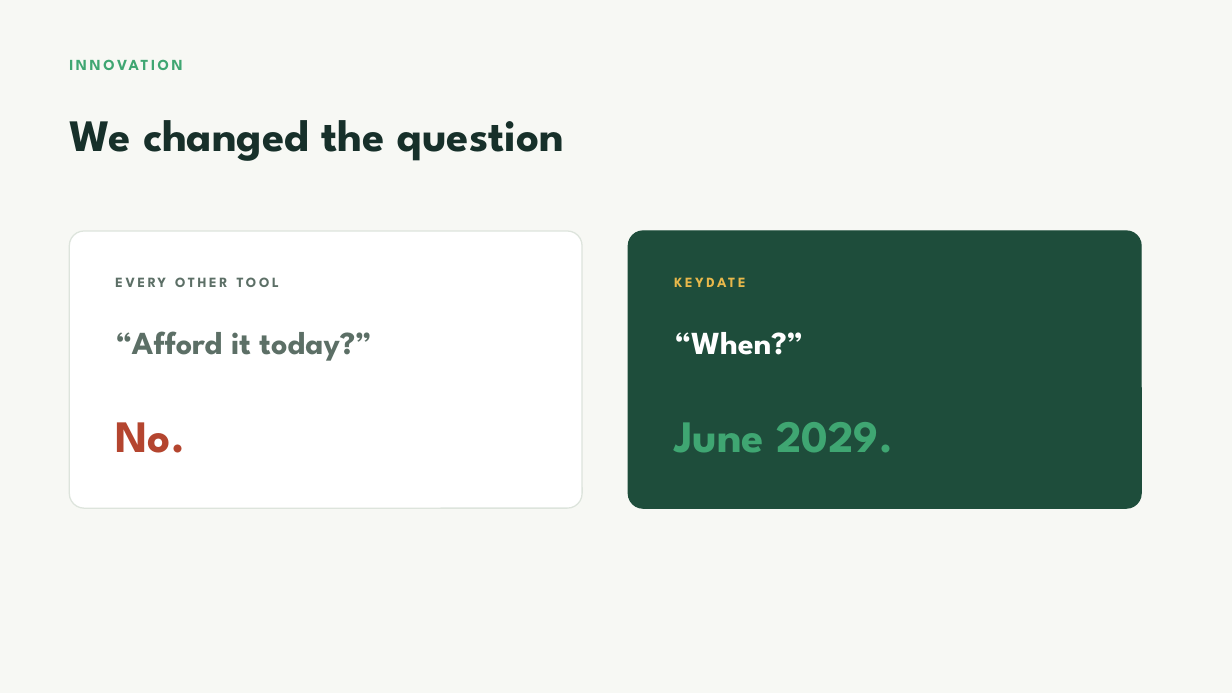
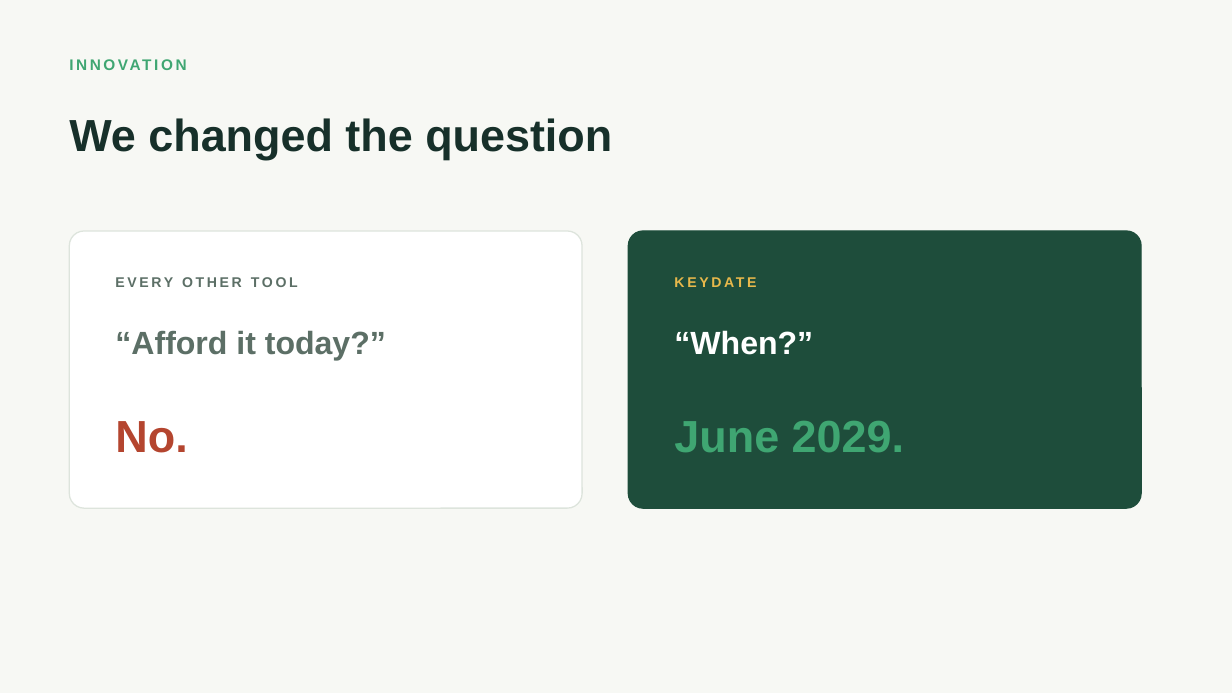
Before and after one commit to jasonmwong603/Claude-Code, a slide deck: slide 6 of apps/keydate/pitch/KeyDate-JCI-Edmonton.pptx. Drawn at 1232x693 pixels with LibreOffice and Linux fonts; fonts in the diff are those of the drawing. Boxes give left, top, right and bottom in pixels: in the first picture for what was removed or moved away, otherwise in the second. Text is boxed around its words. In the diff, an @@ line names an element or a change of style, - is before the commit and + after.

```diff
--- a/apps/keydate/pitch/KeyDate-JCI-Edmonton.pptx
+++ b/apps/keydate/pitch/KeyDate-JCI-Edmonton.pptx
@@ font League Spartan to Arial in 8 elements at [69, 51, 994, 79], [69, 118, 612, 160], [115, 277, 298, 287], [115, 330, 386, 361], [115, 421, 187, 453], [675, 268, 1100, 296], [674, 330, 813, 355], [674, 421, 904, 452] @@
```
Also in this commit, not shown: 9 other slides changed, 8 other files.
